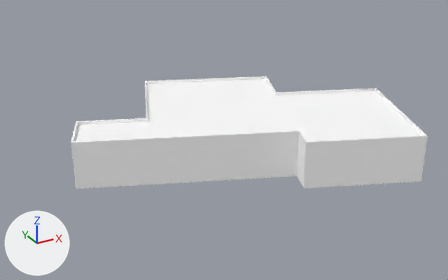
One commit to the glTF model cities/arlov-borggatan/pack/tiles/c-1_14.glb: the scene before it, then after it.
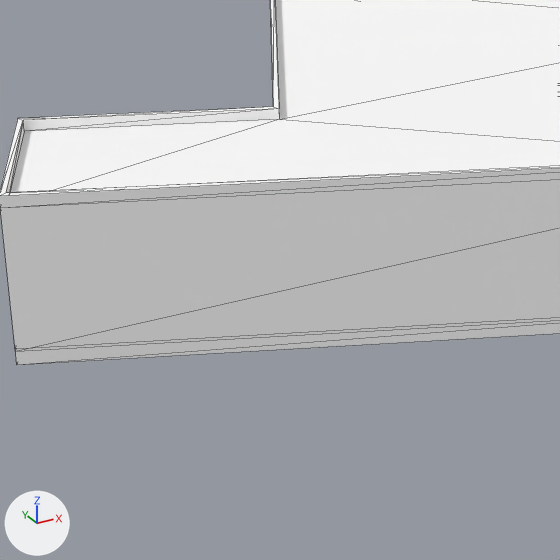
The first picture shows the older version from a 50 mm lens placed at (-63.2, 761.3, 51.9), pointed at (-10.8, 856.5, 4.3). The close-ups show the older and then the newer version on the part from 16% to 50% of the width and 32% to 87% of the height of that picture. Only the edits that show in the close-ups are written down. Lighting does not change. The marker at lower left points along +X, +Y and +Z. The close-ups show mesh edges as thin lines. Where no turn or scale is listed for an object, it has been applied to the vertices.

The older version as bpy lines, for what is in view:
```python
me_sm_landmark_w127000073_fosieplast = bpy.data.meshes.new('SM_Landmark_w127000073_Fosieplast')
me_sm_landmark_w127000073_fosieplast.from_pydata(...)  # 70 vertices, 108 faces; spans x -32.3..32.3, y -26.0..26.0, z -4.4..4.4
# faces by material slot: [20, 40, 28, 20]
me_sm_landmark_w127000073_fosieplast.materials.append(mat_m_wall_metal_green_upper)  # white #ffffff
me_sm_landmark_w127000073_fosieplast.materials.append(mat_m_wall_metal_green_blank)  # white #ffffff
me_sm_landmark_w127000073_fosieplast.materials.append(mat_m_roof_flat_tar)  # white #ffffff
me_sm_landmark_w127000073_fosieplast.materials.append(mat_m_concrete)  # white #ffffff
ob_sm_landmark_w127000073_fosieplast = bpy.data.objects.new('SM_Landmark_w127000073_Fosieplast', me_sm_landmark_w127000073_fosieplast)
ob_sm_landmark_w127000073_fosieplast.location = (-7.16, 857.15, 4.8)
```
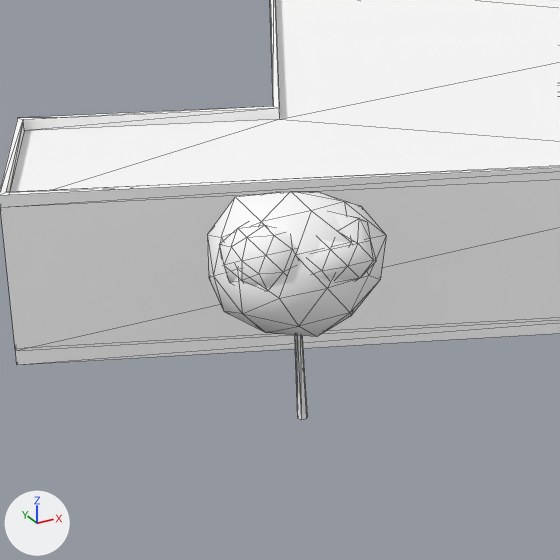
The newer file is also turned or shifted as a whole; pictures and numbers use the older file's frame.

Boxes [x1, y1, x2, y2] around the edits, measured in the close-ups (560 x 560 px):
'SM_Trees_-1_14', added
    after: [207, 191, 386, 420]
    faces in mat_m_leaf (white #ffffff): [207, 191, 386, 337]
    faces in mat_m_bark_wood (white #ffffff): [295, 335, 308, 420]

The change, as a diff of the scene's bpy script:
```diff
--- a/cities/arlov-borggatan/pack/tiles/c-1_14.glb.py
+++ b/cities/arlov-borggatan/pack/tiles/c-1_14.glb.py
@@ mat_m_leaf @@
+mat_m_leaf = principled_material('M_Leaf')
+mat_m_leaf.base_color = (1.0, 1.0, 1.0)  # white #ffffff
+mat_m_leaf.roughness = 0.902
@@ mat_m_bark_wood @@
+mat_m_bark_wood = principled_material('M_Bark_Wood')
+mat_m_bark_wood.base_color = (1.0, 1.0, 1.0)  # white #ffffff
+mat_m_bark_wood.roughness = 0.953
@@ me_sm_trees__1_14 @@
+me_sm_trees__1_14.from_pydata(...)  # 276 vertices, 504 faces; spans x -9.4..9.4, y -16.6..16.6, z -6.0..6.0
+# faces by material slot: [24, 480]
+me_sm_trees__1_14.materials.append(mat_m_bark_wood)  # white #ffffff
+me_sm_trees__1_14.materials.append(mat_m_leaf)  # white #ffffff
@@ ob_sm_trees__1_14 @@
+ob_sm_trees__1_14 = bpy.data.objects.new('SM_Trees_-1_14', me_sm_trees__1_14)
+ob_sm_trees__1_14.location = (-35.79, 858.1, 6.54)
```
